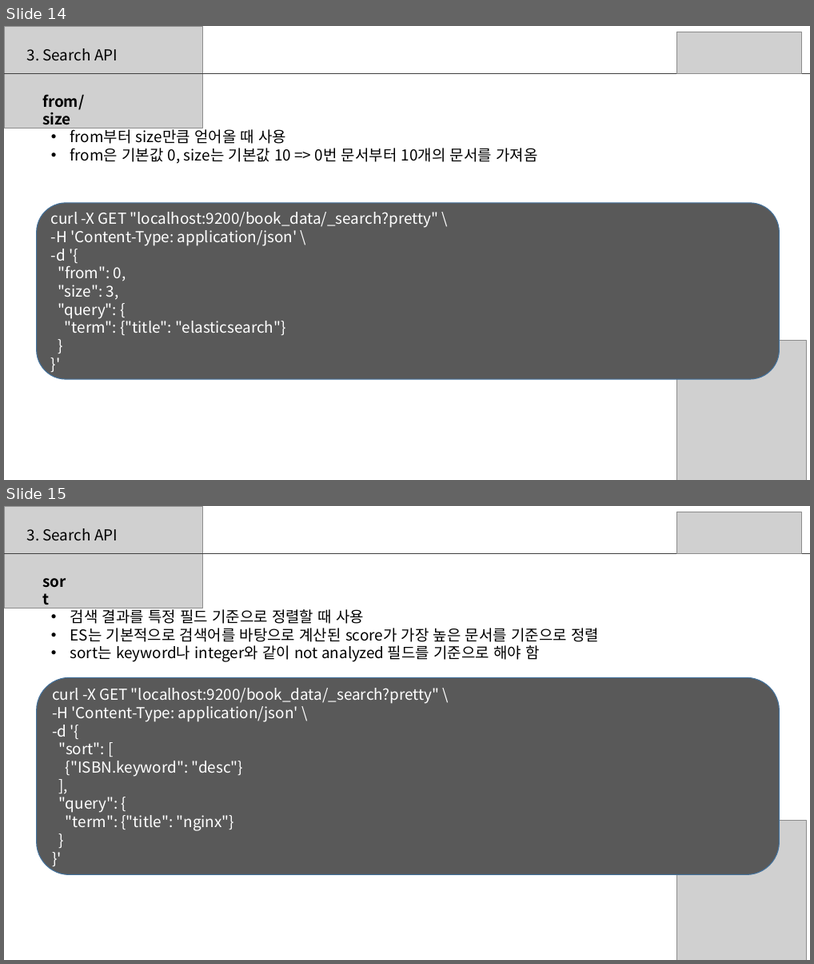
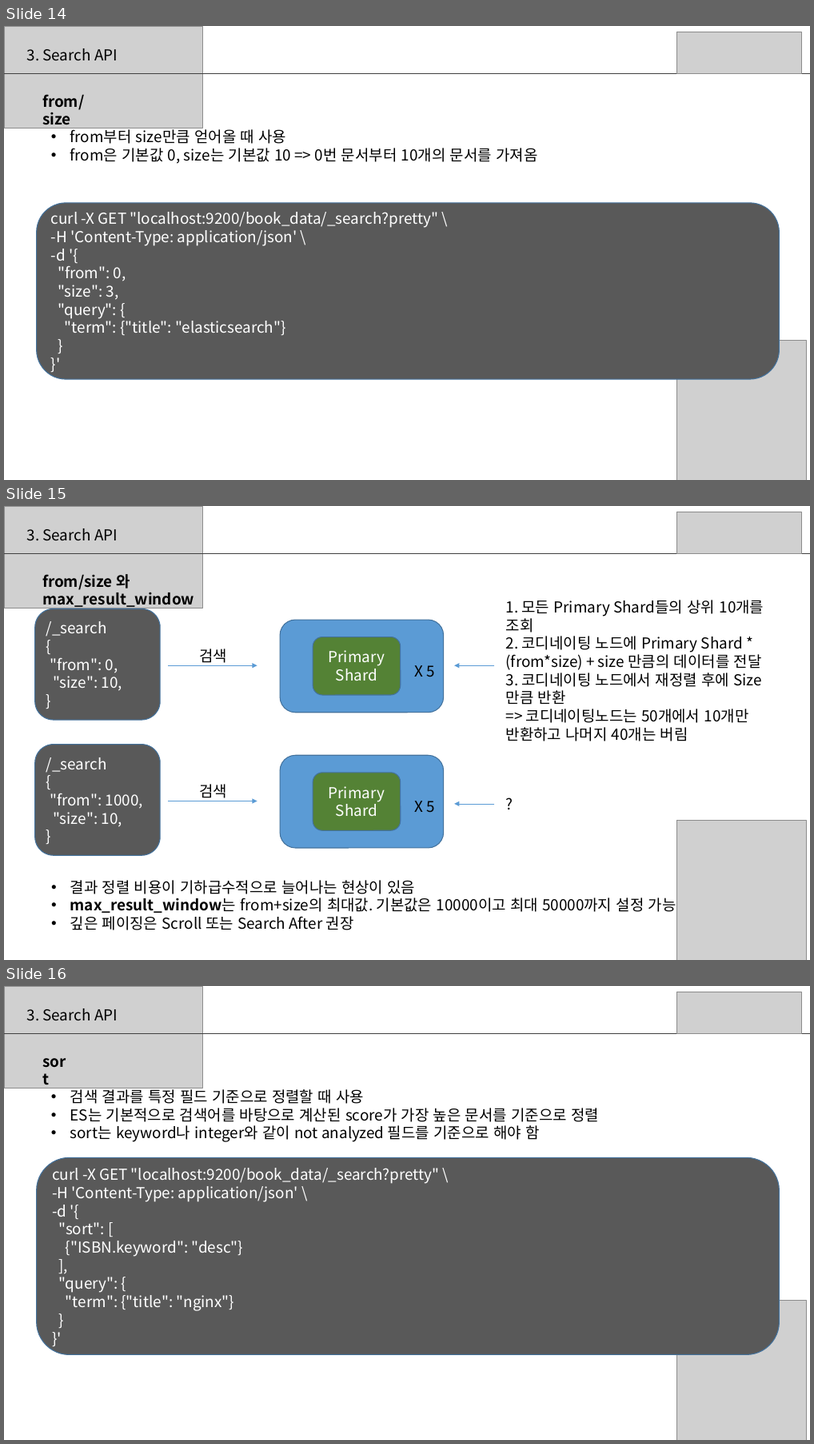
Before and after one commit to sup2is/dev-note, a slide deck: study/elasticsearch/Elasticsearch스터디3주차자료.pptx. Shown one above the other, each under a label of ours: slides 14 and 15 before the commit, slides 14, 15 and 16 after it. The pictures are 814x964 and 814x1444 pixels, drawn with LibreOffice and Linux fonts; fonts in the diff are those of the drawing; grey boxes stand for pictures. Boxes give left, top, right and bottom in pixels: in the first picture for what was removed or moved away, otherwise in the second. Text is boxed around its words. In the diff, an @@ line names an element or a change of style, - is before the commit and + after.

```diff
--- a/study/elasticsearch/Elasticsearch스터디3주차자료.pptx
+++ b/study/elasticsearch/Elasticsearch스터디3주차자료.pptx
@@ slide 15 added at bbox=[4, 506, 810, 960], background #FFFFFF @@
@@ picture added at bbox=[4, 506, 202, 608] @@
@@ text added at bbox=[27, 528, 118, 541], 18 pt, text #000000 @@
+3. Search API
@@ picture added at bbox=[678, 512, 802, 553] @@
@@ line added from (4, 554) to (810, 554), #404040 0.5 pt @@
@@ text added at bbox=[42, 574, 194, 609], 18 pt, text #000000, bold @@
+from/size 와 max_result_window
@@ text added at bbox=[506, 600, 765, 741], 18 pt, text #000000 @@
+1. 모든 Primary Shard들의 상위 10개를 조회
+2. 코디네이팅 노드에 Primary Shard * (from*size) + size 만큼의 데이터를 전달
+3. 코디네이팅 노드에서 재정렬 후에 Size만큼 반환
+=> 코디네이팅노드는 50개에서 10개만 반환하고 나머지 40개는 버림
@@ rounded rectangle added at bbox=[35, 609, 160, 720], fill #595959, outline #43739E 1 pt, 18 pt, text #FFFFFF @@
+/_search
+{
+"from": 0,
+"size": 10,
+}
@@ rounded rectangle added at bbox=[280, 620, 444, 712], fill #5B9BD5, outline #43739E 1 pt @@
@@ text added at bbox=[199, 648, 227, 666], 18 pt, text #000000 @@
+검색
@@ rounded rectangle added at bbox=[313, 636, 401, 695], fill #548235, outline #43739E 1 pt, 18 pt, text #FFFFFF @@
+Primary Shard
@@ arrow added from (168, 666) to (258, 666), #5B9BD5 0.5 pt @@
@@ text added at bbox=[414, 665, 434, 677], 18 pt, text #000000 @@
+X 5
@@ arrow added from (494, 666) to (454, 666), #5B9BD5 0.5 pt @@
@@ rounded rectangle added at bbox=[35, 744, 160, 855], fill #595959, outline #43739E 1 pt, 18 pt, text #FFFFFF @@
+/_search
+{
+"from": 1000,
+"size": 10,
+}
@@ rounded rectangle added at bbox=[280, 756, 444, 848], fill #5B9BD5, outline #43739E 1 pt @@
@@ text added at bbox=[199, 784, 227, 801], 18 pt, text #000000 @@
+검색
@@ rounded rectangle added at bbox=[313, 772, 401, 830], fill #548235, outline #43739E 1 pt, 18 pt, text #FFFFFF @@
+Primary Shard
@@ text added at bbox=[500, 792, 791, 816], 18 pt, text #000000 @@
+?
@@ arrow added from (168, 800) to (258, 800), #5B9BD5 0.5 pt @@
@@ text added at bbox=[414, 800, 434, 812], 18 pt, text #000000 @@
+X 5
@@ arrow added from (494, 804) to (454, 804), #5B9BD5 0.5 pt @@
@@ picture added at bbox=[678, 820, 806, 960] @@
@@ text added at bbox=[70, 880, 677, 930], 18 pt, text #000000 @@
+• 결과 정렬 비용이 기하급수적으로 늘어나는 현상이 있음
+• max_result_window는 from+size의 최대값. 기본값은 10000이고 최대 50000까지 설정 가능
+• 깊은 페이징은 Scroll 또는 Search After 권장
@@ what was slide 15 is now slide 16 @@
```
Also in this commit, not shown: 1 slide changed.
